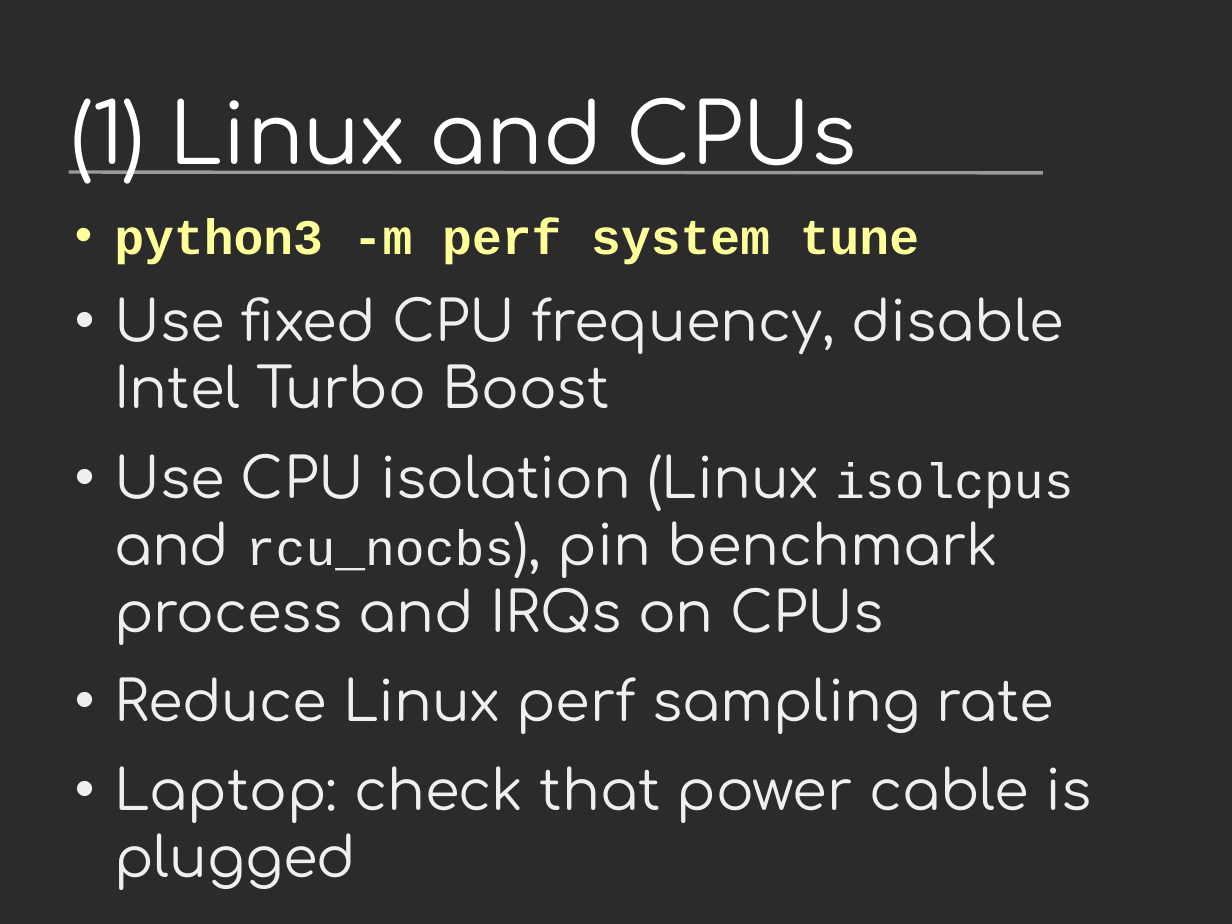
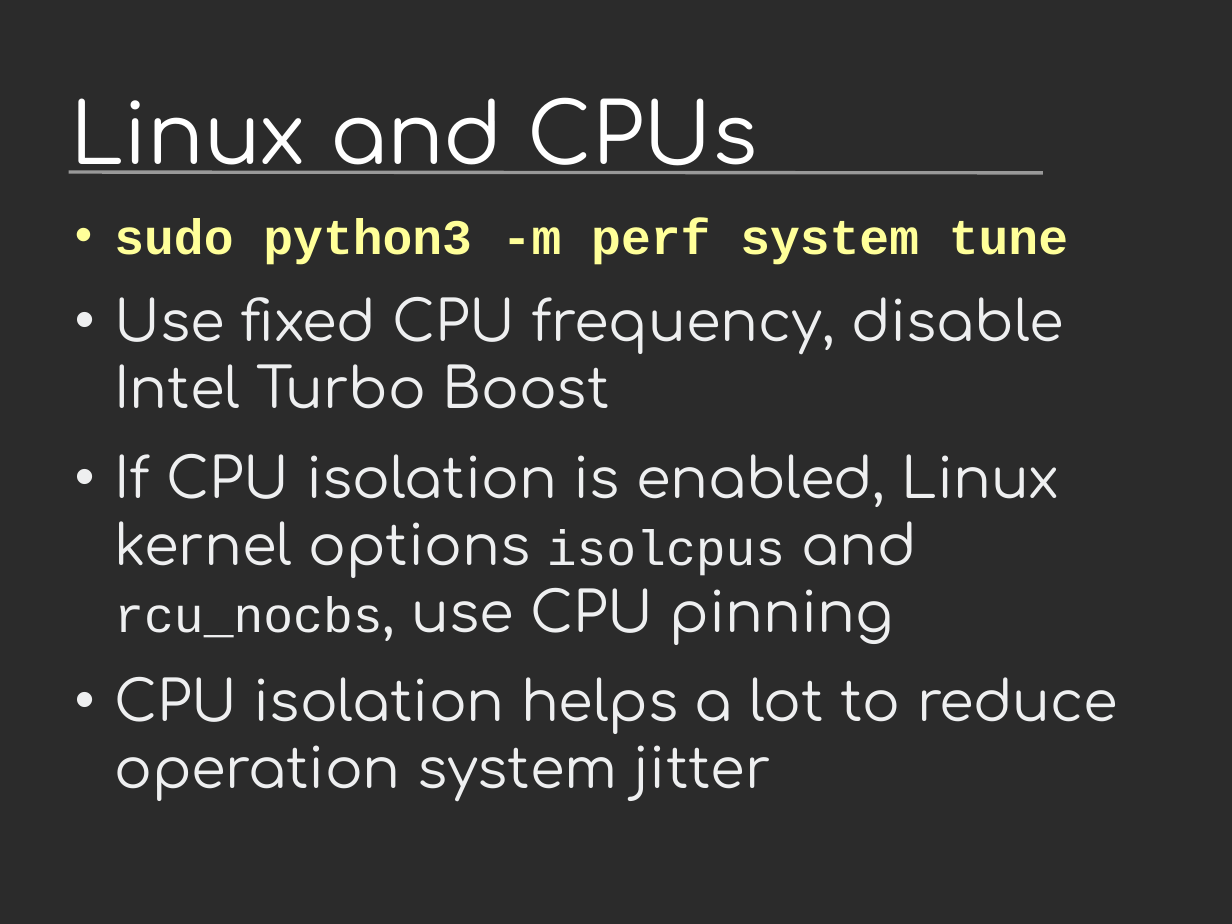
Before and after one commit to vstinner/talks, a slide deck: slide 8 of 2017-PyconUS/python36_opt.odp (slide 7 before the commit). Drawn at 1232x924 pixels with LibreOffice and Linux fonts; fonts in the diff are those of the drawing; background and template pictures are left out; a plain dark background stands for a picture behind light text. Boxes give left, top, right and bottom in pixels: in the first picture for what was removed or moved away, otherwise in the second. Text is boxed around its words. In the diff, an @@ line names an element or a change of style, - is before the commit and + after.

```diff
--- a/2017-PyconUS/python36_opt.odp
+++ b/2017-PyconUS/python36_opt.odp
@@ title at box(71, 97, 758, 174): text changed @@
-(1) Linux and CPUs
+Linux and CPUs
@@ text at box(114, 218, 1068, 265): text changed @@
-• python3 -m perf system tune
+• sudo python3 -m perf system tune
@@ text at box(114, 454, 1118, 801): text changed @@
-• Use CPU isolation (Linux isolcpus and rcu_nocbs), pin benchmark process and IRQs on CPUs
-• Reduce Linux perf sampling rate
-• Laptop: check that power cable is plugged
+• If CPU isolation is enabled, Linux kernel options isolcpus and rcu_nocbs, use CPU pinning
+• CPU isolation helps a lot to reduce operation system jitter
```
Also in this commit, not shown: 22 other slides changed, 2 slides added, 1 other file.
